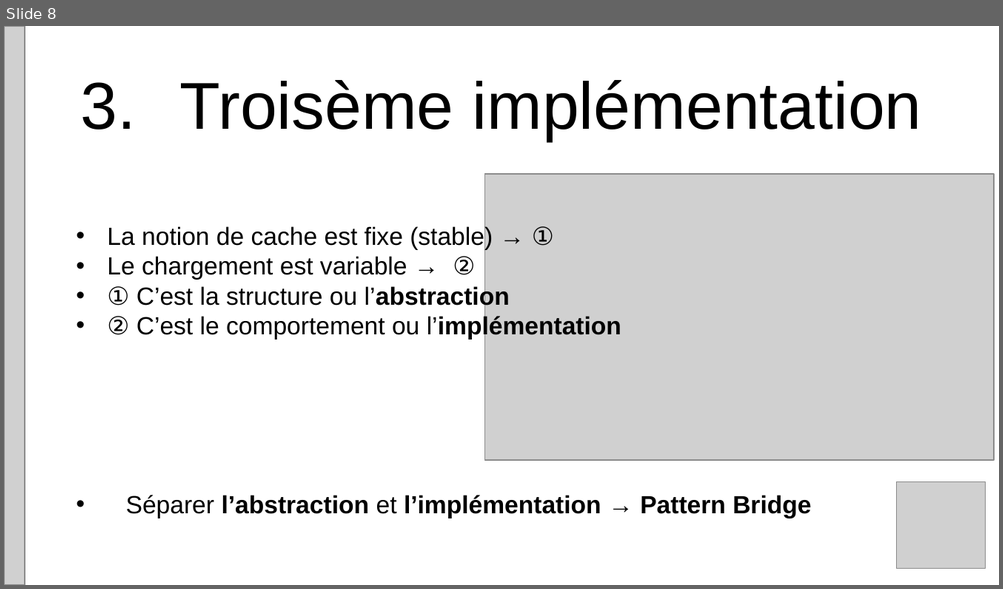
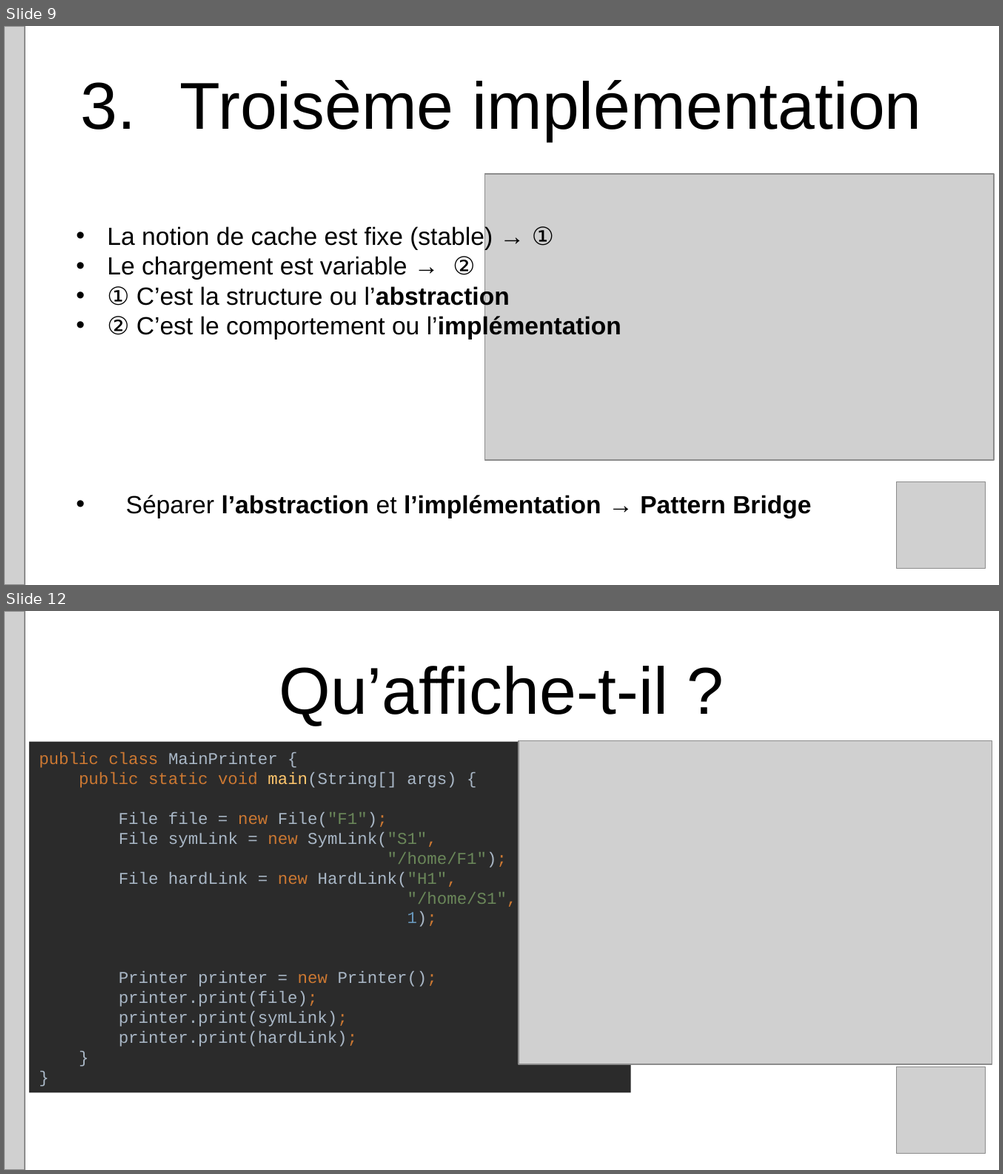
Before and after one commit to omebarki/meetuppatterns, a slide deck: doc/PatternsWesquad.pptx. Shown one above the other, each under a label of ours: slide 8 before the commit, slides 9 and 12 after it; the slides between them are not shown. The pictures are 1003x589 and 1003x1174 pixels, drawn with LibreOffice and Linux fonts; fonts in the diff are those of the drawing; grey boxes stand for pictures. Boxes give left, top, right and bottom in pixels: in the first picture for what was removed or moved away, otherwise in the second. Text is boxed around its words. In the diff, an @@ line names an element or a change of style, - is before the commit and + after.

```diff
--- a/doc/PatternsWesquad.pptx
+++ b/doc/PatternsWesquad.pptx
@@ slide 12 added at box(4, 611, 999, 1170), background #FFFFFF @@
@@ picture added at box(4, 611, 25, 1170) @@
@@ text added at box(279, 666, 669, 726), 48 pt, text #000000 @@
+Qu’affiche-t-il ?
@@ rectangle added at box(29, 741, 631, 1092), fill #2B2B2B, 12 pt, text #A9B7C6 @@
+public class MainPrinter {
+public static void main(String[] args) {
+File file = new File("F1");
+File symLink = new SymLink("S1",
+"/home/F1");
+File hardLink = new HardLink("H1",
+"/home/S1",
+1);
+Printer printer = new Printer();
+printer.print(file);
+printer.print(symLink);
+printer.print(hardLink);
+}
+}
@@ picture added at box(518, 741, 992, 1065) @@
@@ picture added at box(896, 1068, 984, 1154) @@
@@ what was slide 8 is now slide 9 @@
```
Also in this commit, not shown: 7 other slides added.
